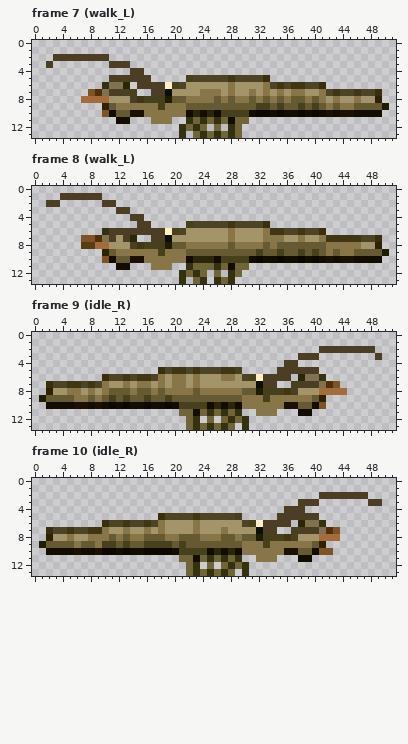
Pixel-art file: assets/creatures/freshwater/forest_stream/fs_appalachian_brook_crayfish.aseprite. Above, as it was before the edit.
52x14 pixels, 16 frames. Colours within 5 levels of each other are drawn and written as one. Shown: frame 7 (walk_L), frame 8 (walk_L), frame 9 (idle_R), frame 10 (idle_R). The commit also changed other frames, which this record leaves out.
Now the later version:
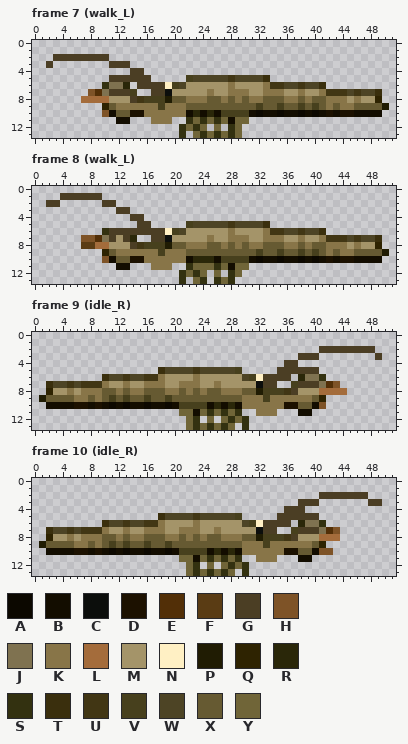
Palette (. is transparent): A #0c0800  B #130d00  C #0c0e0c  D #1c1100  E #522f07  F #5a3c14  G #4b3e24  H #7e5327  J #7f7250  K #887548  L #a46c3b  M #a49469  N #fff0c4  P #201c03  Q #2e2301  R #2a2709  S #333110  T #3a2f0d  U #413614  V #47401d  W #4d4425  X #665a32  Y #706538
Change:
Frame 7 (walk_L):
The edit turns colour A into colour B in row 10 at x 33.
The edit turns colour M into colour K in row 7 at x 29 to 30 and 34; in row 8 at x 42 and 44.
The edit turns colour X into colour K in row 8 at x 31 and 37.
The edit turns colour K into colour M in row 7 at x 24, 26, 31 and 37.
The edit turns colour W into colour U in row 6 at x 34; in row 7 at x 42 and 44.
The edit turns colour U into colour W in row 6 at x 37.
The edit turns colour K into colour X in row 8 at x 25, 30, 34 and 41.
The edit turns colour V into colour X in row 9 at x 33.
Frame 8 (walk_L):
The edit turns colour M into colour K in row 7 at x 25 and 29 to 30.
The edit turns colour X into colour K in row 8 at x 36 to 37 and 39.
The edit turns colour K into colour M in row 8 at x 45.
The edit turns colour U into colour W in row 7 at x 45.
The edit turns colour K into colour X in row 8 at x 25 to 26, 30 and 34.
Frame 9 (idle_R):
The edit turns colour M into colour K in row 7 at x 17, 22 and 26; in row 8 at x 7 and 9.
The edit turns colour X into colour K in row 8 at x 12 and 15.
The edit turns colour K into colour M in row 6 at x 20 to 21 and 27 to 28; in row 7 at x 15 and 20; in row 8 at x 6.
The edit turns colour W into colour U in row 6 at x 17; in row 7 at x 7 and 9.
The edit turns colour U into colour W in row 5 at x 20 to 21 and 27 to 28; in row 6 at x 15; in row 7 at x 6.
The edit turns colour K into colour X in row 8 at x 10, 17, 21 and 25 to 26.
Frame 10 (idle_R):
The edit turns colour A into colour B in row 10 at x 10 and 17 to 18.
The edit turns colour B into colour D in row 10 at x 7.
The edit turns colour M into colour K in row 7 at x 17, 21 to 22 and 26; in row 8 at x 7.
The edit turns colour X into colour K in row 8 at x 22 and 27 to 28; in row 9 at x 7.
The edit turns colour K into colour M in row 7 at x 27.
The edit turns colour W into colour U in row 6 at x 17; in row 7 at x 7.
The edit turns colour K into colour X in row 8 at x 10 and 25 to 26.
The edit turns colour V into colour X in row 9 at x 10, 17 to 18 and 21.
Boxes around the changes in both pictures, in picture pixels (x1, y1, x2, y2):
changed: (200, 82, 347, 117)
changed: (207, 235, 312, 249)
changed: (347, 235, 354, 249)
changed: (74, 367, 235, 395)
changed: (151, 520, 235, 555)
changed: (81, 527, 109, 555)
